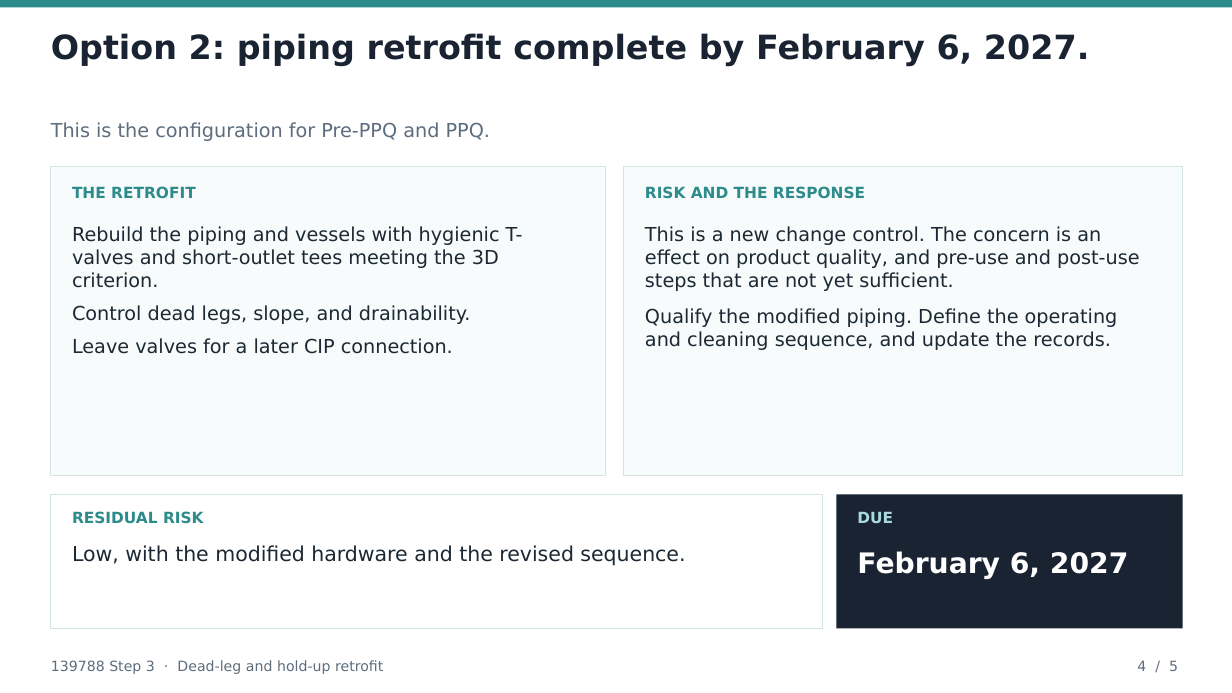
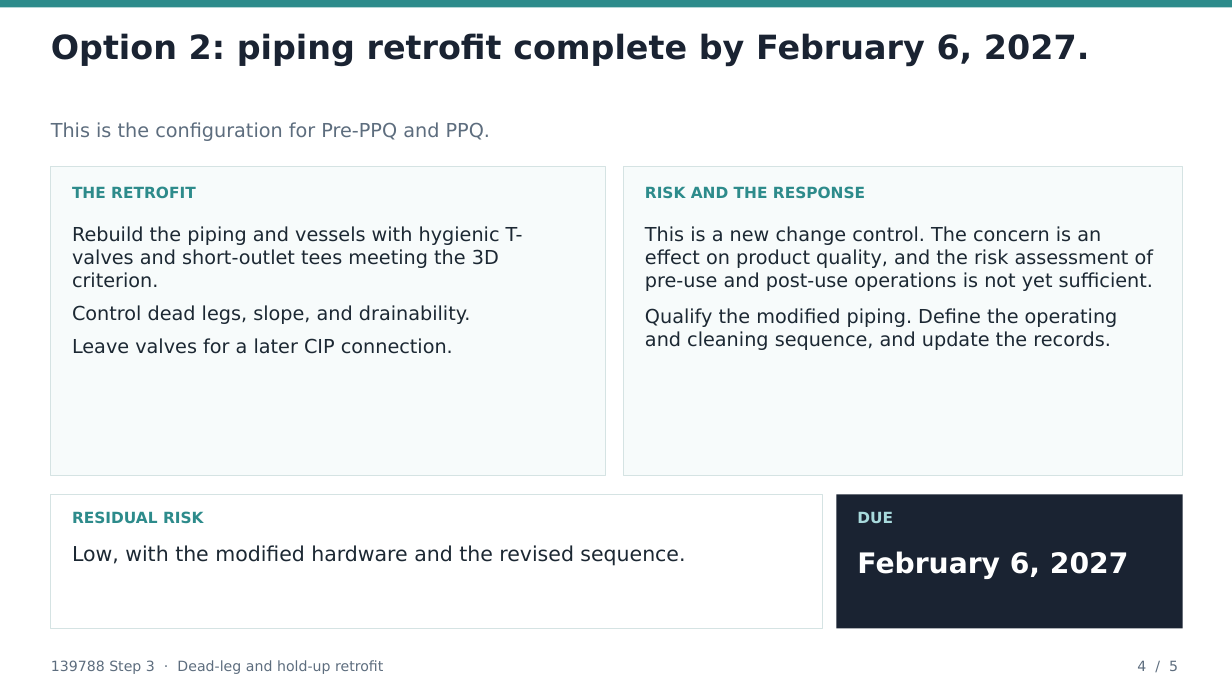
Before and after one commit to peterli0913/BLA, a slide deck: slide 4 of 139788 Step 3 Dead-leg and Hold-up Retrofit_EN.pptx. Drawn at 1232x693 pixels with LibreOffice and Linux fonts; fonts in the diff are those of the drawing. Boxes give left, top, right and bottom in pixels: in the first picture for what was removed or moved away, otherwise in the second. Text is boxed around its words. In the diff, an @@ line names an element or a change of style, - is before the commit and + after.

```diff
--- a/139788 Step 3 Dead-leg and Hold-up Retrofit_EN.pptx
+++ b/139788 Step 3 Dead-leg and Hold-up Retrofit_EN.pptx
@@ text at (x1=645, y1=226, x2=1154, y2=291): text changed @@
-This is a new change control. The concern is an effect on product quality, and pre-use and post-use steps that are not yet sufficient.
+This is a new change control. The concern is an effect on product quality, and the risk assessment of pre-use and post-use operations is not yet sufficient.
```
Also in this commit, not shown: 1 other slide changed, 3 other files.
